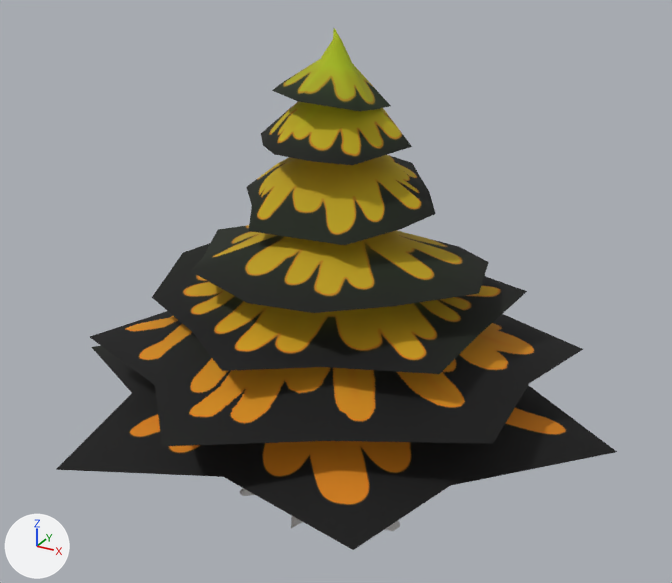
A saved change to the FBX model Assets/2.SDscene/Modeling/Tree/Trees/F_Tree03.fbx.
One viewpoint serves both versions: a 50 mm lens placed at (8.81, -15.98, 12.73), pointed at (0.27, -0.46, 4.96). The axes (+X, +Y, +Z) are drawn at lower left. The lights are the same throughout. Where no turn or scale is listed for an object, it has been applied to the vertices.

The scene before the commit, as lines of its bpy script (objects in view):
```python
me_mesh_001 = bpy.data.meshes.new('Mesh.001')
me_mesh_001.from_pydata(...)  # 260 vertices, 400 faces; spans x -5.89..6.18, y -5.74..4.88, z 1.77..10.2
me_mesh_001.materials.append(mat_material__46)  # picture img_t_tree02_leaf_png
ob_object007 = bpy.data.objects.new('Object007', me_mesh_001)
ob_object007.location = (0.0, 0.0, 0.0)
```
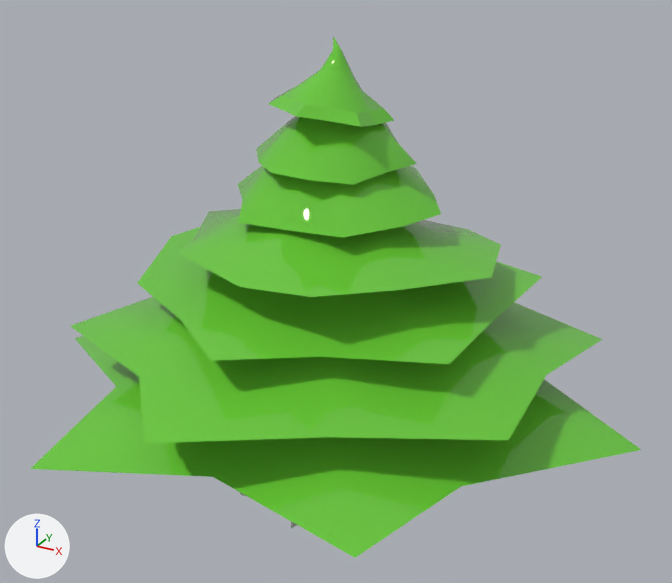
The newer file is also rescaled (x1.203) as a whole; pictures and numbers use the older file's frame.

Changed parts and their boxes (x1, y1, x2, y2) in the pictures (672 x 583 px):
'Plane019', added (green): after (31, 36, 641, 558)
'Object007', deleted: before (56, 28, 617, 550)

What the commit changed:
Material 'Material #23' (mat_material__23) is new.
Its base color is (0.141, 0.58, 0.0392) (green #69c838).
Its roughness is 0.0.
Mesh me_mesh_001_1 is new.
It has 637 vertices, 543 faces and spans x -6.31..6.62, y -6.15..5.23, z 0.97..10.03.
It uses material mat_material__23 (green #69c838).
Object 'Object007' (ob_object007) is deleted.
Object 'Plane019' (ob_plane019) is new; it shows me_mesh_001_1.
Its location is (0.0, 0.0, 0.0).
